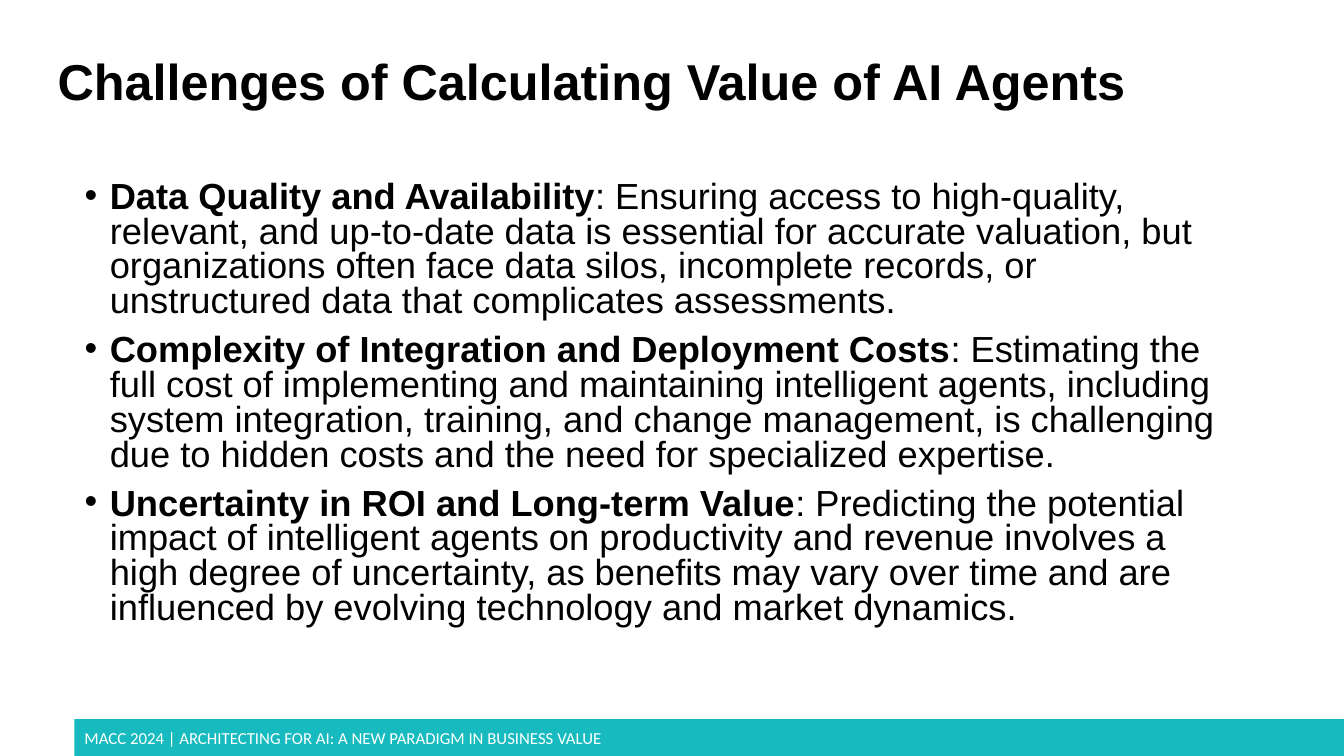
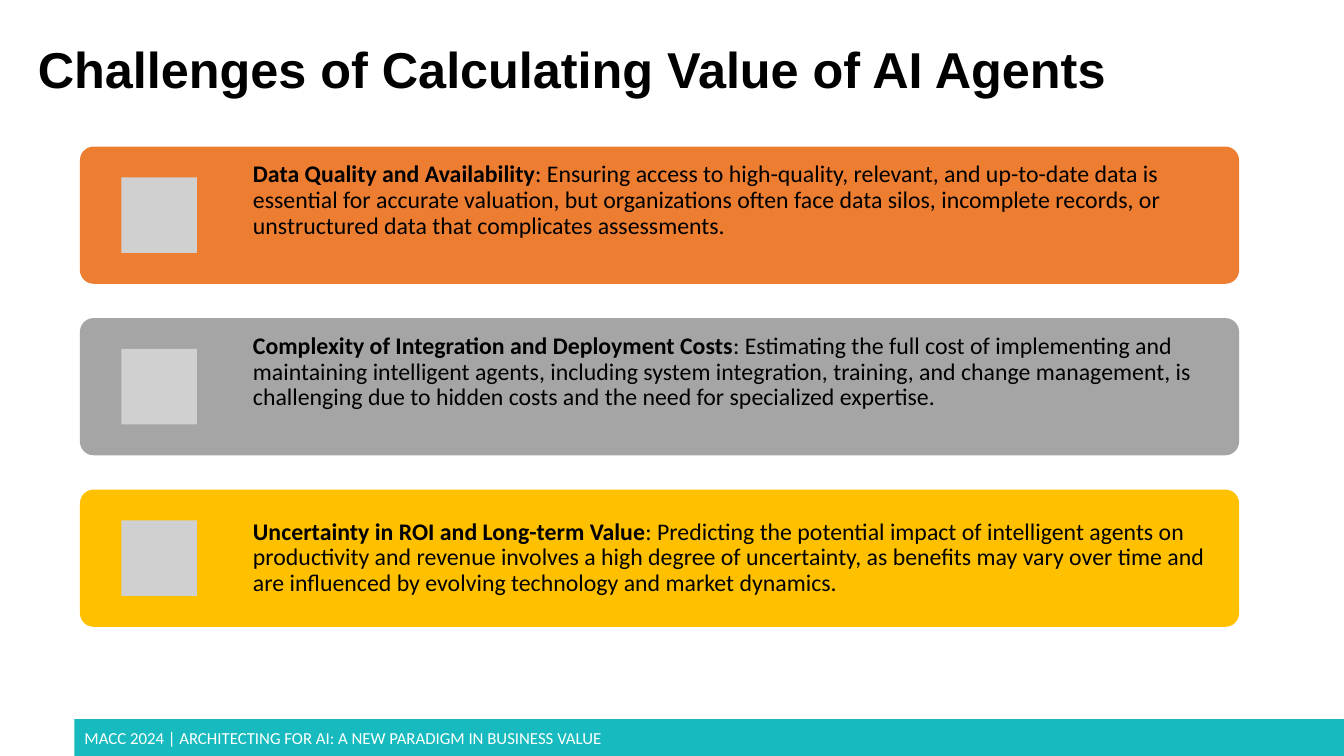
Before and after one commit to dmccreary/genai-arch-patterns, a slide deck: slide 20 of slides/MACC-2024-bv-of-agents.pptx (slide 15 before the commit). Drawn at 1344x756 pixels with LibreOffice and Linux fonts; fonts in the diff are those of the drawing; grey boxes stand for pictures; background and template pictures are left out. Boxes give left, top, right and bottom in pixels: in the first picture for what was removed or moved away, otherwise in the second. Text is boxed around its words. In the diff, an @@ line names an element or a change of style, - is before the commit and + after.

```diff
--- a/slides/MACC-2024-bv-of-agents.pptx
+++ b/slides/MACC-2024-bv-of-agents.pptx
@@ title "Challenges of Calculating Value of ...": place and size @@
-title "Challenges of Calculating Value of ..." at bbox=[58, 63, 1126, 110]
+title "Challenges of Calculating Value of ..." at bbox=[38, 51, 1106, 97]
@@ title "Challenges of Calculating Value of ..." at bbox=[38, 51, 1106, 97]: vertical alignment middle to bottom @@
@@ text removed at bbox=[110, 182, 1214, 627] @@
-• Data Quality and Availability: Ensuring access to high-quality, relevant, and up-to-date data is essential for accurate valuation, but organizations often face data silos, incomplete records, or unstructured data that complicates assessments.
-• Complexity of Integration and Deployment Costs: Estimating the full cost of implementing and maintaining intelligent agents, including system integration, training, and change management, is challenging due to hidden costs and the need for specialized expertise.
-• Uncertainty in ROI and Long-term Value: Predicting the potential impact of intelligent agents on productivity and revenue involves a high degree of uncertainty, as benefits may vary over time and are influenced by evolving technology and market dynamics.
@@ group added at bbox=[80, 146, 1239, 627]: 3 rounded rectangles, 3 pictures, 3 texts @@
+Data Quality and Availability: Ensuring access to high-quality, relevant, and up-to-date data is essential for accurate valuation, but organizations often face data silos, incomplete records, or unstructured data that complicates assessments.
+Complexity of Integration and Deployment Costs: Estimating the full cost of implementing and maintaining intelligent agents, including system integration, training, and change management, is challenging due to hidden costs and the need for specialized expertise.
+Uncertainty in ROI and Long-term Value: Predicting the potential impact of intelligent agents on productivity and revenue involves a high degree of uncertainty, as benefits may vary over time and are influenced by evolving technology and market dynamics.
```
Also in this commit, not shown: 13 other slides changed, 19 slides added, 1 slide removed.
